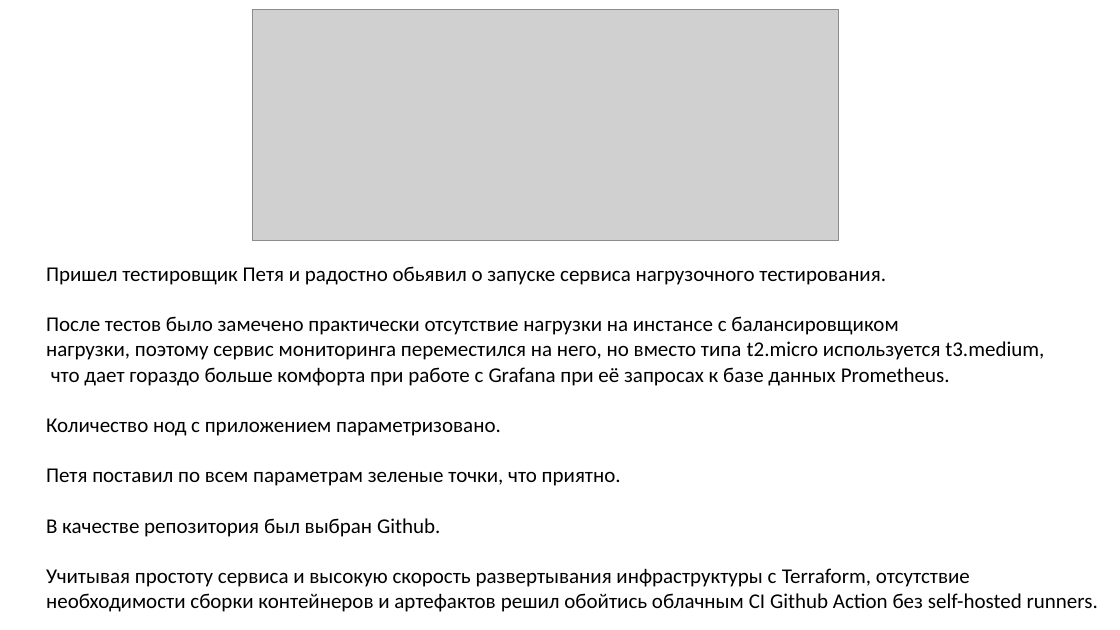
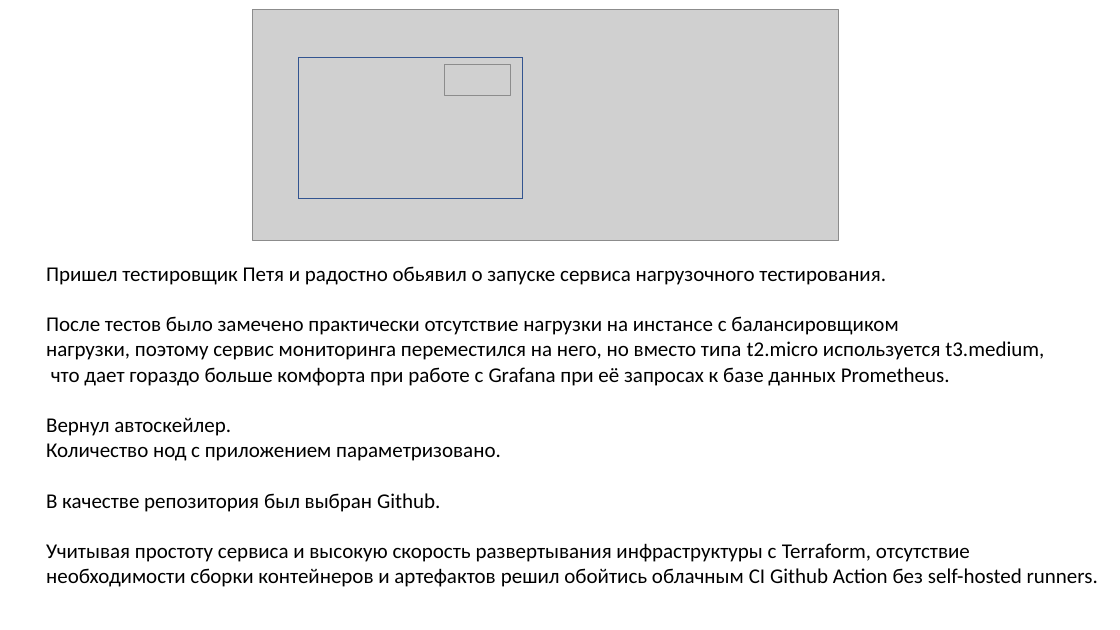
Before and after one commit to runalsh/yandex-young-devops-training, a slide deck: slide 14 of presentation.pptx. Drawn at 1120x630 pixels with LibreOffice and Linux fonts; fonts in the diff are those of the drawing; grey boxes stand for pictures. Boxes give left, top, right and bottom in pixels: in the first picture for what was removed or moved away, otherwise in the second. Text is boxed around its words. In the diff, an @@ line names an element or a change of style, - is before the commit and + after.

```diff
--- a/presentation.pptx
+++ b/presentation.pptx
@@ rectangle added at [298, 57, 523, 198], outline #325491 1 pt @@
@@ picture added at [444, 65, 512, 96] @@
@@ text at [46, 418, 231, 436]: paragraph added @@
+Вернул автоскейлер.
@@ text at [46, 468, 621, 486]: paragraph removed @@
-Петя поставил по всем параметрам зеленые точки, что приятно.
```
Also in this commit, not shown: 4 other slides changed, 1 slide added, 1 slide removed, 6 other files.
